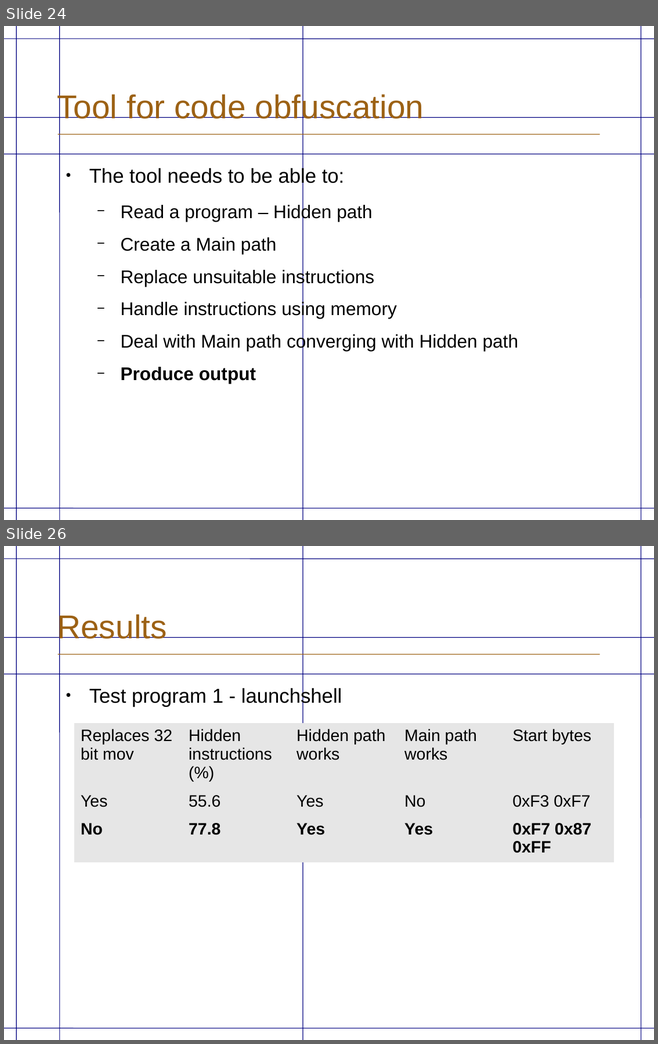
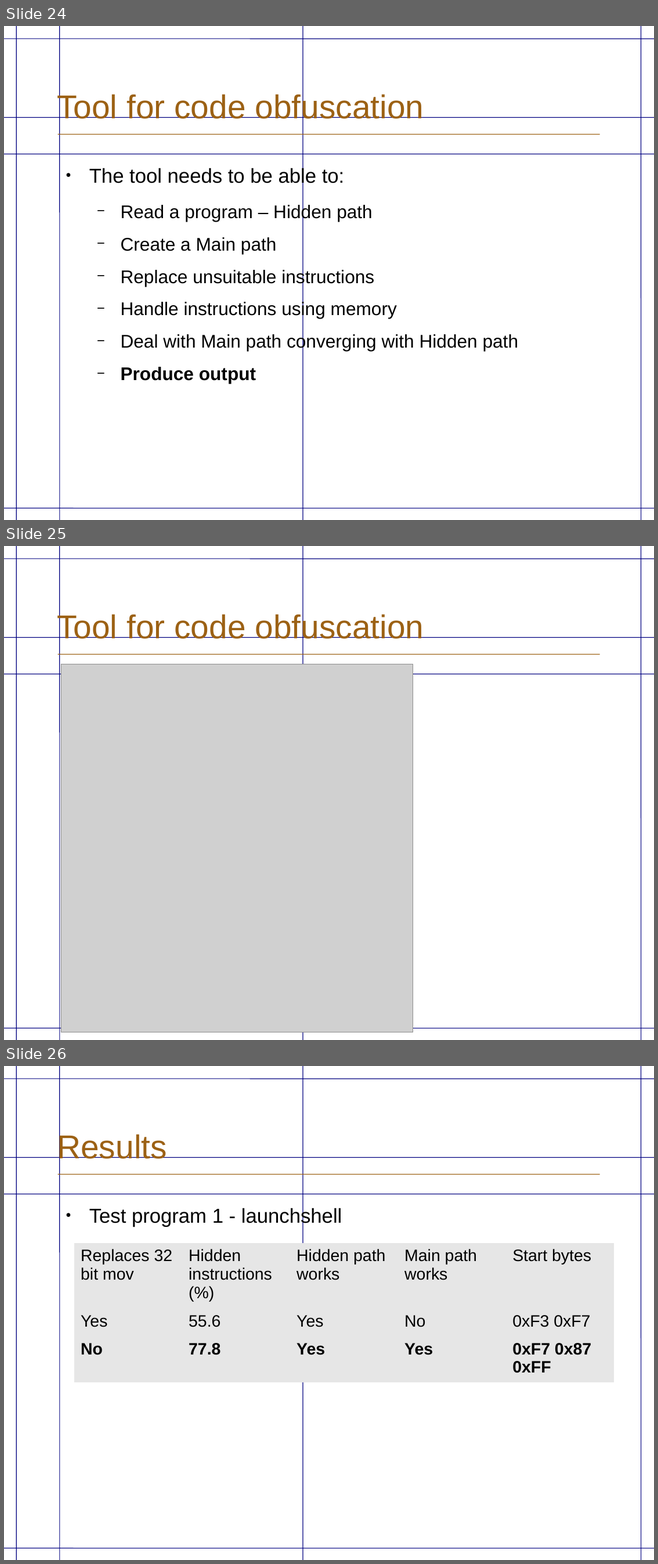
Before and after one commit to eriknylander/exjobb, a slide deck: Presentation/ExjobbPresentation _english.odp. Shown one above the other, each under a label of ours: slides 24 and 26 before the commit, slides 24, 25 and 26 after it; the slides between them are not shown. The pictures are 658x1044 and 658x1564 pixels, drawn with LibreOffice and Linux fonts; fonts in the diff are those of the drawing; grey boxes stand for pictures; background and template pictures are left out. Boxes give left, top, right and bottom in pixels: in the first picture for what was removed or moved away, otherwise in the second. Text is boxed around its words. In the diff, an @@ line names an element or a change of style, - is before the commit and + after.

```diff
--- a/Presentation/ExjobbPresentation _english.odp
+++ b/Presentation/ExjobbPresentation _english.odp
@@ slide 25 added at bbox=[4, 546, 654, 1040], background #FFFFFF; not listed: 9 template elements that a slide beside it also shows @@
@@ title added at bbox=[57, 613, 424, 645], 36 pt, text #9C6114 @@
+Tool for code obfuscation
@@ picture added at bbox=[61, 664, 413, 1033] @@
```
Also in this commit, not shown: 2 slides changed, 1 slide removed, 1 other file.
